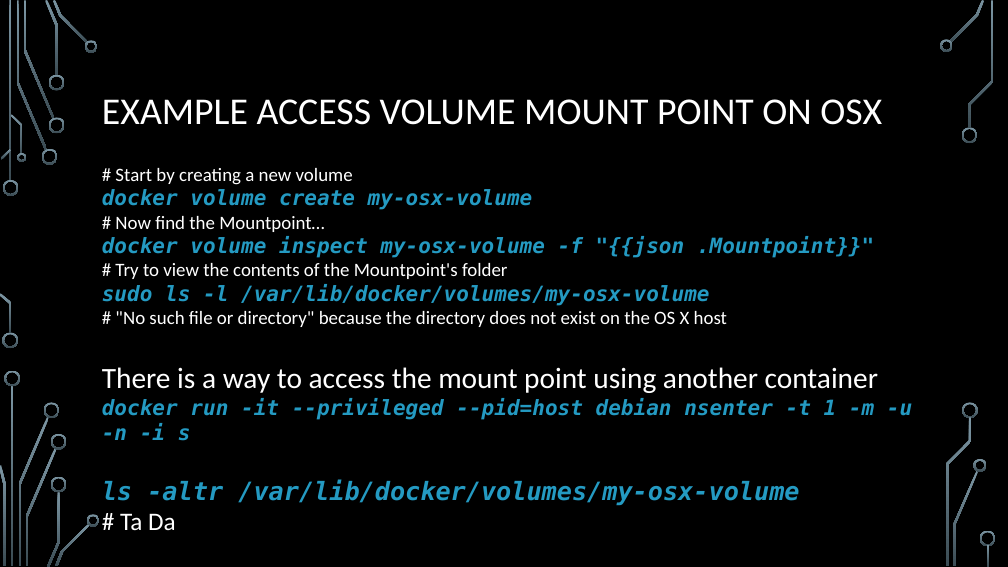
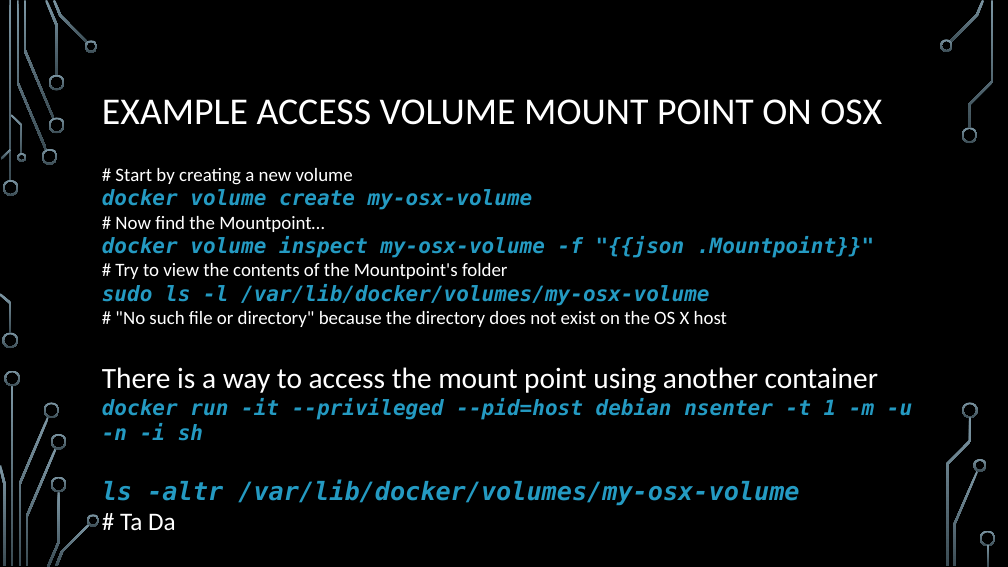
Before and after one commit to EarlWaud/LiveDockerTraining, a slide deck: slide 18 of Chapter 04 - Docker Volumes.pptx. Drawn at 1008x567 pixels with LibreOffice and Linux fonts; fonts in the diff are those of the drawing; background and template pictures are left out. Boxes give left, top, right and bottom in pixels: in the first picture for what was removed or moved away, otherwise in the second. Text is boxed around its words. In the diff, an @@ line names an element or a change of style, - is before the commit and + after.

```diff
--- a/Chapter 04 - Docker Volumes.pptx
+++ b/Chapter 04 - Docker Volumes.pptx
@@ text at <box>102,398,912,441</box>: text changed @@
-docker run -it --privileged --pid=host debian nsenter -t 1 -m -u -n -i s
+docker run -it --privileged --pid=host debian nsenter -t 1 -m -u -n -i sh
```
Also in this commit, not shown: 1 other slide changed.
